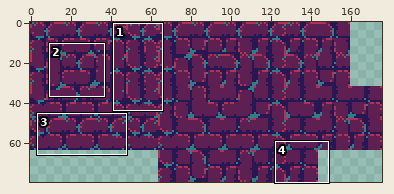
Pixel-art file -- assets/tileset/tile_auto_brick2.ase. The first picture is a wide view before the edit; the outline marks the close-up.
Close-up. Before:
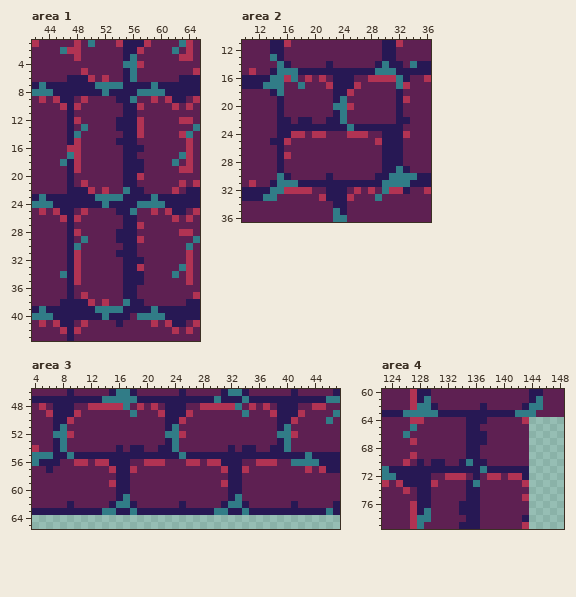
176x80 pixels, 1 frame. Shown: area 1: x 42..65, y 1..43; area 2: x 10..36, y 11..36; area 3: x 4..47, y 46..65; area 4: x 123..148, y 60..79. The commit also changed other parts of the picture, which this record leaves out.
Now the later version:
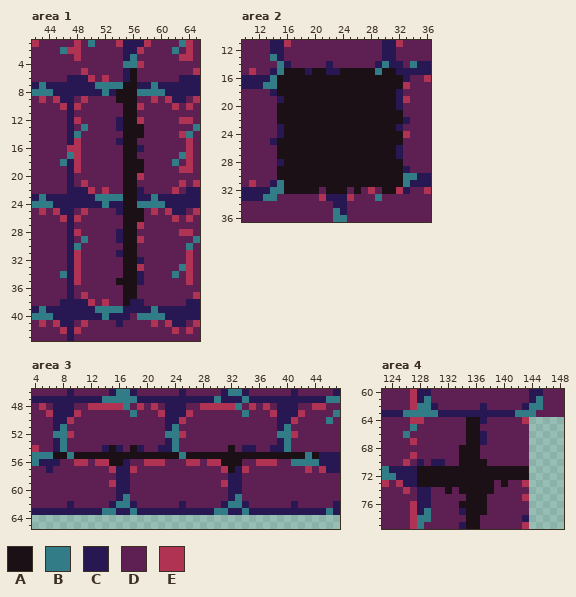
Palette (. is transparent): A #1a1016  B #317c87  C #271854  D #5e2052  E #b13353
The edit:
layer "Layer 1" added
Changed rows in their new state; - is an unchanged pixel.
Area 1, layer "Layer 1":
first column x 54:
 5 --A-
 6 --A-
 7 -AA-
 8 AAA-
 9 AAA-
10 -AA-
11 -AA-
12 -AA-
13 -AAA
14 -AAA
15 -AA-
16 -AA-
17 -AA-
18 -AAA
19 -AAA
20 -AA-
21 -AA-
22 -AA-
23 -AA-
24 -AA-
25 -AAA
26 -AAA
27 -AA-
28 -AA-
29 -AA-
30 -AA-
31 -AA-
32 -AA-
33 -AA-
34 -AA-
35 AAA-
36 -AA-
37 -AA-
38 -A--
Area 2, layer "Layer 1":
first column x 15:
15 -AAA-AA--AAAAA-AA-
16 AAAAAAAAAAAAAAAAAA
17 AAAAAAAAAAAAAAAAAA
18 AAAAAAAAAAAAAAAAA-
19 -AAAAAAAAAAAAAAAA-
20 AAAAAAAAAAAAAAAAA-
21 AAAAAAAAAAAAAAAAAA
22 AAAAAAAAAAAAAAAAAA
23 -AAAAAAAAAAAAAAAA-
24 -AAAAAAAAAAAAAAAAA
25 AAAAAAAAAAAAAAAAAA
26 AAAAAAAAAAAAAAAAA-
27 AAAAAAAAAAAAAAAAA-
28 -AAAAAAAAAAAAAAAAA
29 AAAAAAAAAAAAAAAAAA
30 AAAAAAAAAAAAAAAAAA
31 -AAAAAAAAAAAAAAAAA
32 -AAAAA-AAA-A---AA-
Area 3, layer "Layer 1":
first column x 7:
54 -------CA--A-------------A------------
55 AA-AAAAAAAAAAAAAAA-AAAAAAAAAAAAAAAAA-A
56 --------AA--------------AAA-----------
57 -------------------------A------------
Area 4, layer "Layer 1":
first column x 128:
64 -------AA-------
65 -------AA-------
66 -------AA-------
67 -------AA-------
68 ------AAA-------
69 ------AAA-------
70 ------AAAA------
71 AAAAAAAAAAAAAAAA
72 AAAAAAAAAAAAAAAA
73 AAAAAAAAAAA-A---
74 ----A-AAAAA-----
75 -------AAA------
76 ------AAAA------
77 -------AAA------
78 -------AA-------
79 -------AA-------
Pixel boxes of the changes (left, top, right, bottom) in both close-ups:
changed: (116, 68, 144, 306)
changed: (277, 68, 403, 194)
changed: (53, 445, 319, 473)
changed: (417, 417, 529, 529)
